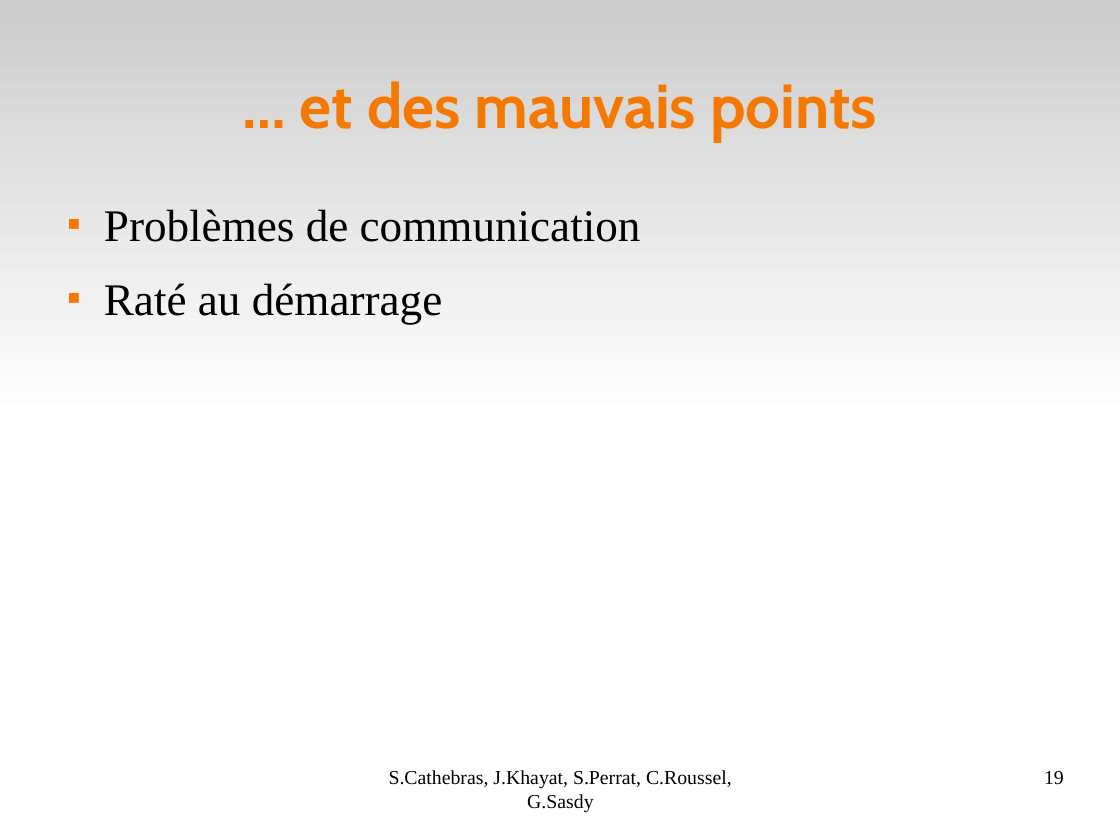
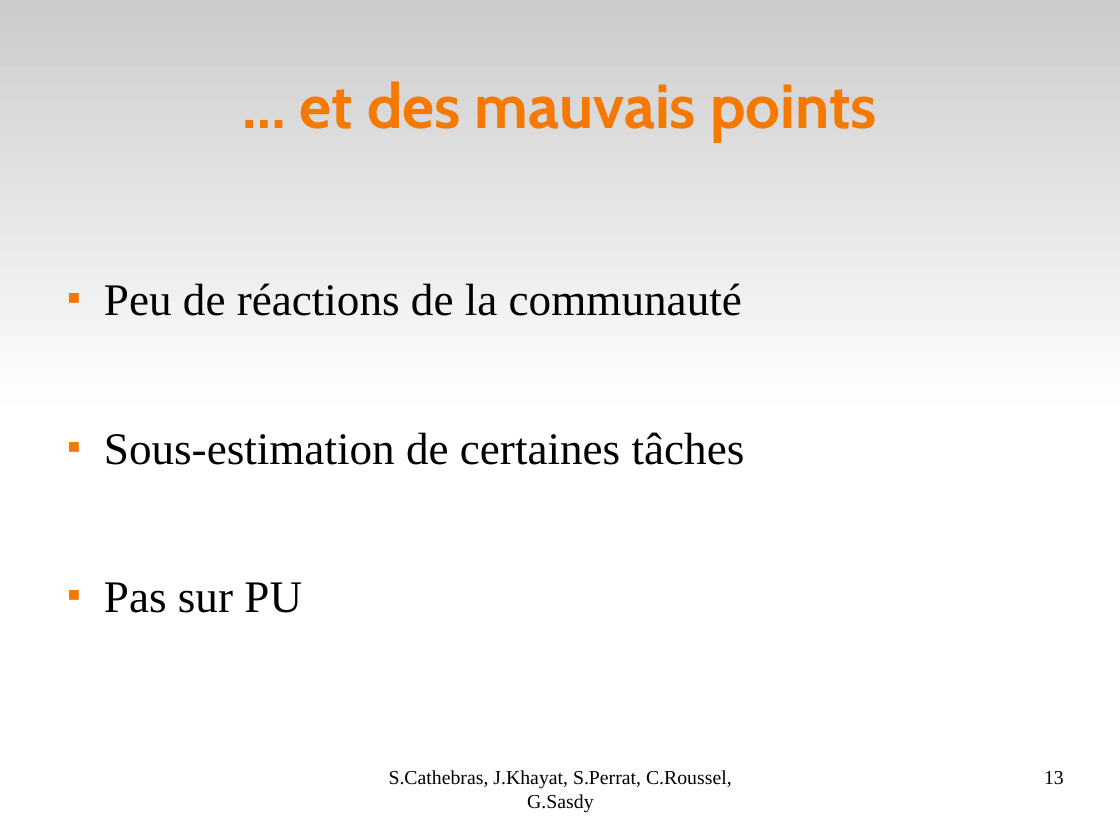
Before and after one commit to Darktrop/git-mediawiki-ensimag, a slide deck: slide 13 of sheme/presoutenance/Bilan.odp (slide 19 before the commit). Drawn at 1120x840 pixels with LibreOffice and Linux fonts; fonts in the diff are those of the drawing. Boxes give left, top, right and bottom in pixels: in the first picture for what was removed or moved away, otherwise in the second. Text is boxed around its words. In the diff, an @@ line names an element or a change of style, - is before the commit and + after.

```diff
--- a/sheme/presoutenance/Bilan.odp
+++ b/sheme/presoutenance/Bilan.odp
@@ text at [104,283,745,613]: text changed @@
-■ Problèmes de communication
-■ Raté au démarrage
+■ Peu de réactions de la communauté
+■ Sous-estimation de certaines tâches
+■ Pas sur PU
@@ page number at [1044,771,1064,785]: text changed @@
-19
+13
```
Also in this commit, not shown: 6 other slides changed, 4 slides removed.
